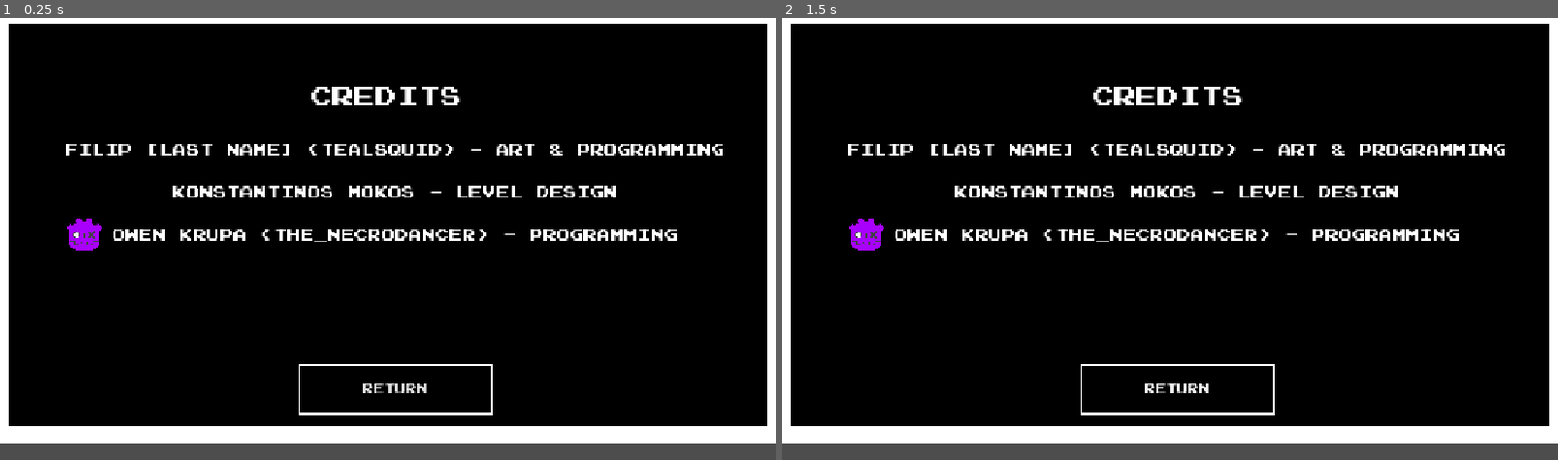
Above: before the commit, frames 1-2 (left to right).
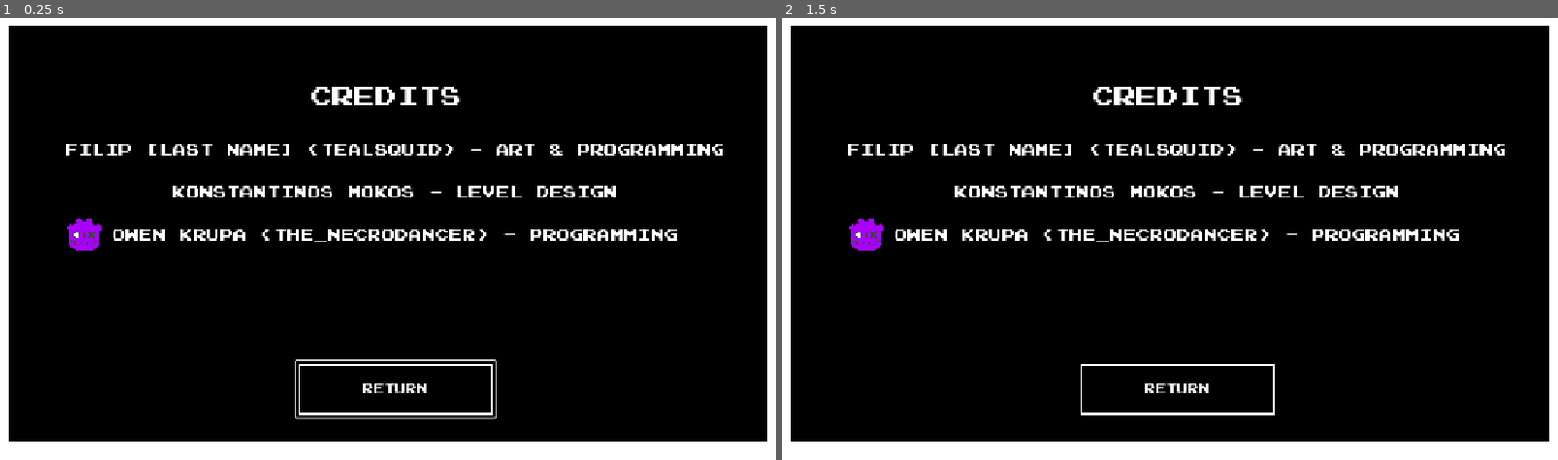
Above: after the commit, the same moments.

Repository: The-Necrodancer/Current-Jam
Game: Godot game, scene res://Scenes/credits.tscn
The game is run twice, just before and just after one commit, with the same random seed, the same clock (stepped at 60 frames per second) and the same inputs. This scene is started directly instead of the project's main scene.
Inputs:
- Up to frame 1 (0.25 s): no input
- Up to frame 2 (1.5 s): hold D (right) 0.53-1.25 s; click "Return" at 1.25 s

The runs differ from the first frame. In frame 1, 7.9% of the frame differs, in the area x 0-100%, y 1-100%; in frame 2, 7.6%.

Commit message:
Menu fixes

Diff:
--- a/windy-ass-bank-heist/Scenes/credits.tscn
+++ b/windy-ass-bank-heist/Scenes/credits.tscn
@@ -1,11 +1,11 @@
 [gd_scene format=3 uid="uid://4fy4jm20u5ij"]
 
-[ext_resource type="Script" uid="uid://dgcv5phe8es8p" path="res://Scenes/credits.gd" id="1_1bamb"]
+[ext_resource type="Script" uid="uid://dgcv5phe8es8p" path="res://Scripts/credits.gd" id="1_1bamb"]
 [ext_resource type="Texture2D" uid="uid://bhjntx87mwqqs" path="res://Assets/text_box.png" id="1_gryuy"]
 [ext_resource type="FontFile" uid="uid://bdmkc1uih2gc3" path="res://Assets/shovel-knight-extended.ttf" id="2_1bamb"]
 [ext_resource type="Texture2D" uid="uid://1ll4k4h0yq82" path="res://Assets/Custom_Godot_Icon_Purple.svg" id="2_ccovl"]
 
-[node name="Control" type="Control" unique_id=1367188092]
+[node name="Control2" type="Control" unique_id=1367188092]
 layout_mode = 3
 anchors_preset = 15
 anchor_right = 1.0
@@ -18,7 +18,7 @@
 texture_filter = 1
 layout_mode = 0
 offset_right = 1152.0
-offset_bottom = 648.0
+offset_bottom = 672.0
 texture = ExtResource("1_gryuy")
 
 [node name="CreditsTitle" type="RichTextLabel" parent="." unique_id=1762547136]
--- a/windy-ass-bank-heist/Scripts/credits.gd
+++ b/windy-ass-bank-heist/Scripts/credits.gd
@@ -2,8 +2,8 @@
 
 
 # Called when the node enters the scene tree for the first time.
-# func _ready():
-#	pass # Replace with function body.
+func _ready():
+	$Return_Button.grab_focus()
 
 
 # Called every frame. 'delta' is the elapsed time since the previous frame.
--- a/windy-ass-bank-heist/Scripts/main_menu.gd
+++ b/windy-ass-bank-heist/Scripts/main_menu.gd
@@ -26,4 +26,4 @@
 
 func _on_quit_button_pressed():
 	print("Quiting ->")
-	emit_signal("quit")
+	get_tree().quit()
